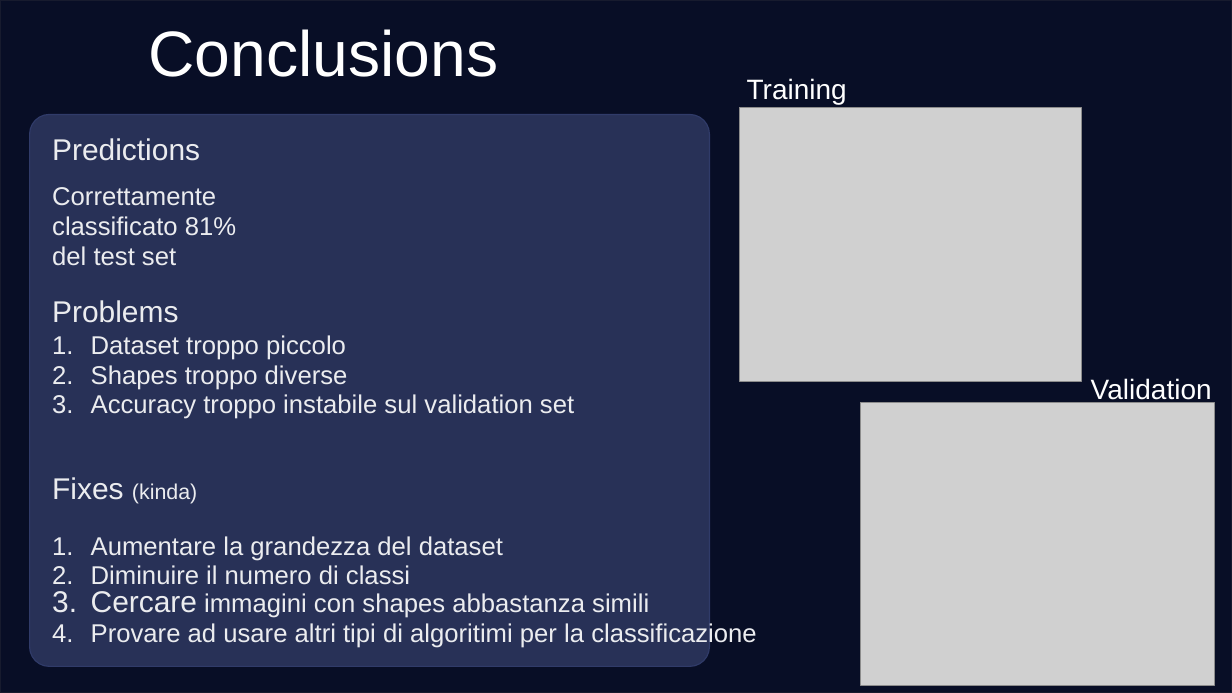
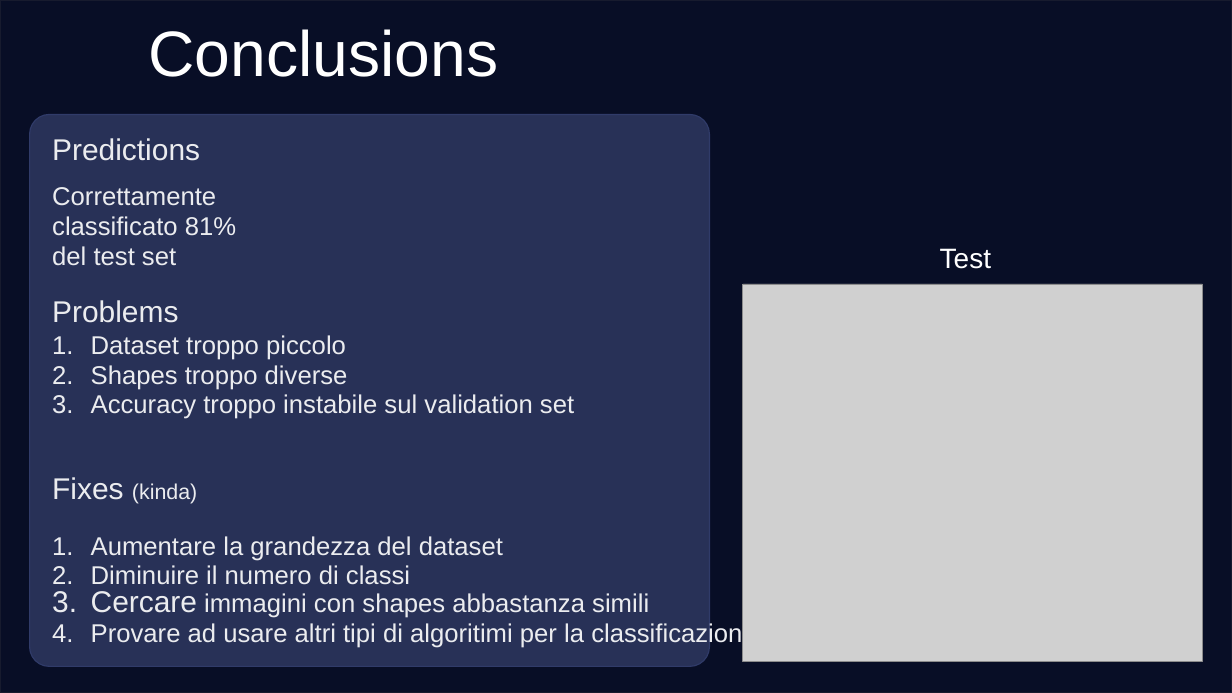
Before and after one commit to lnexistent/Image_Classification, a slide deck: slide 7 of Classification_Project.pptx (slide 6 before the commit). Drawn at 1232x693 pixels with LibreOffice and Linux fonts; fonts in the diff are those of the drawing; grey boxes stand for pictures; background and template pictures are left out; a plain dark background stands for a picture behind light text. Boxes give left, top, right and bottom in pixels: in the first picture for what was removed or moved away, otherwise in the second. Text is boxed around its words. In the diff, an @@ line names an element or a change of style, - is before the commit and + after.

Commit message:
New_Presentation
Added test set confusion matrix

```diff
--- a/Classification_Project.pptx
+++ b/Classification_Project.pptx
@@ text removed at box(747, 78, 847, 104) @@
-Training
@@ picture removed at box(739, 107, 1081, 380) @@
@@ text added at box(940, 248, 991, 269), 26.2 pt, text #FFFFFF @@
+Test
@@ picture added at box(743, 284, 1203, 662) @@
@@ text removed at box(1091, 378, 1212, 404) @@
-Validation
@@ picture removed at box(861, 403, 1214, 685) @@
```
Also in this commit, not shown: 1 slide added.
